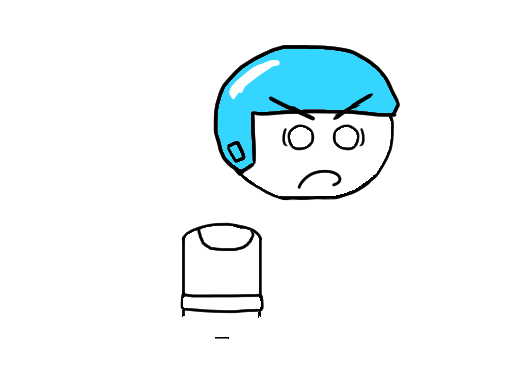
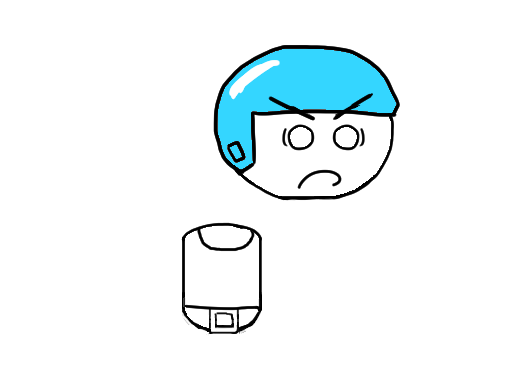
The second 512×384 image is a revision of the first. Changes to its layers:
painted on "Torso Copy 2" over left=180, top=291, right=264, bottom=339
